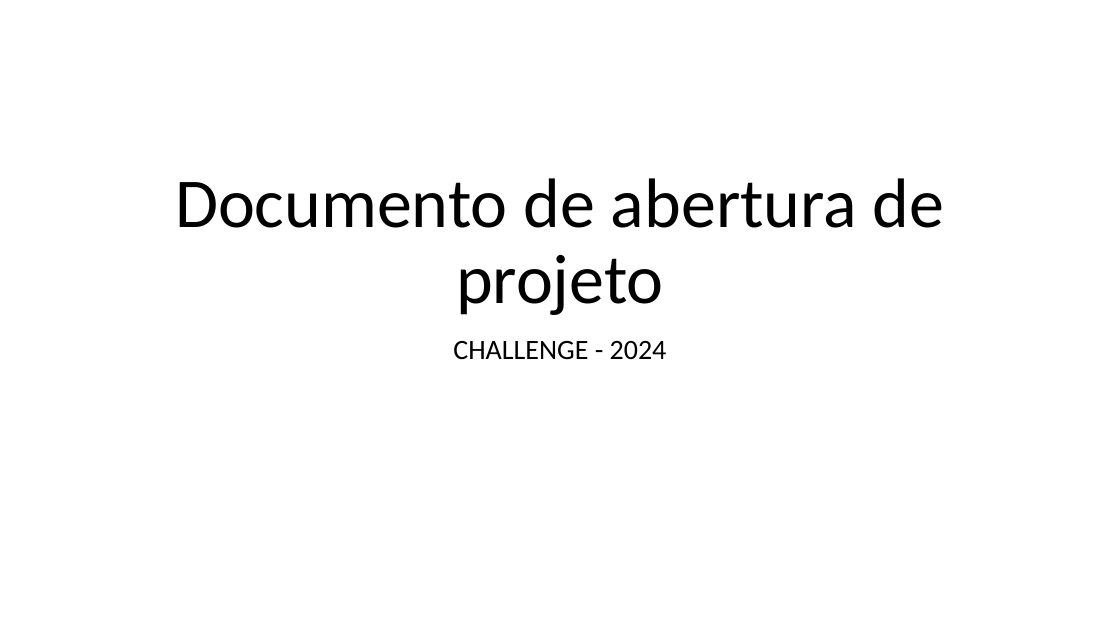
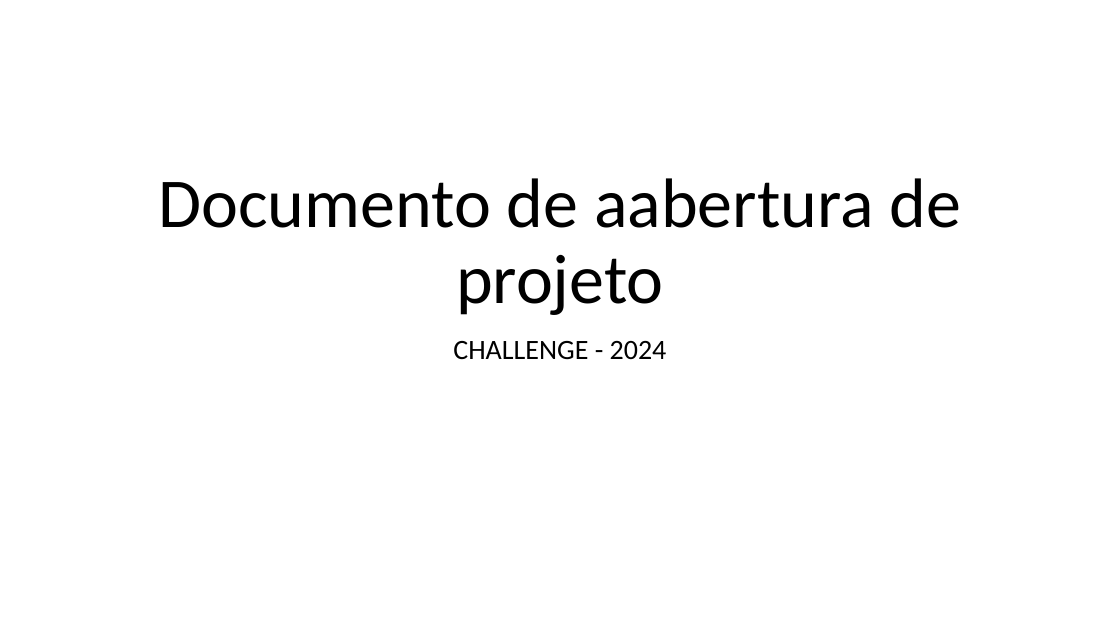
Before and after one commit to umphir/3SIPF-ExemploGIT-2024, a slide deck: slide 1 of PastaDocumentos/KickoffChallenge.pptx. Drawn at 1120x630 pixels with LibreOffice and Linux fonts; fonts in the diff are those of the drawing. Boxes give left, top, right and bottom in pixels: in the first picture for what was removed or moved away, otherwise in the second. Text is boxed around its words. In the diff, an @@ line names an element or a change of style, - is before the commit and + after.

Commit message:
2° versao do documento com aa

```diff
--- a/PastaDocumentos/KickoffChallenge.pptx
+++ b/PastaDocumentos/KickoffChallenge.pptx
@@ title at (x1=158, y1=178, x2=962, y2=315): text changed @@
-Documento de abertura de projeto
+Documento de aabertura de projeto
```
